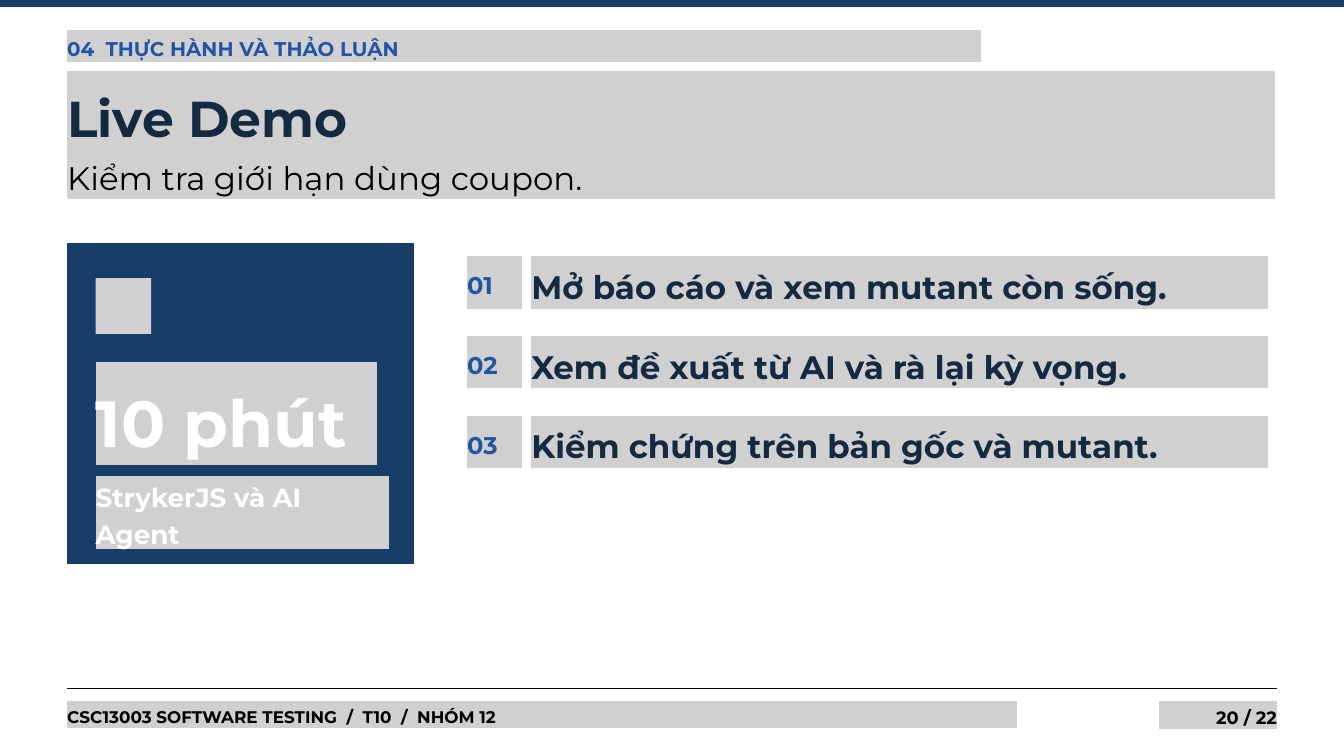
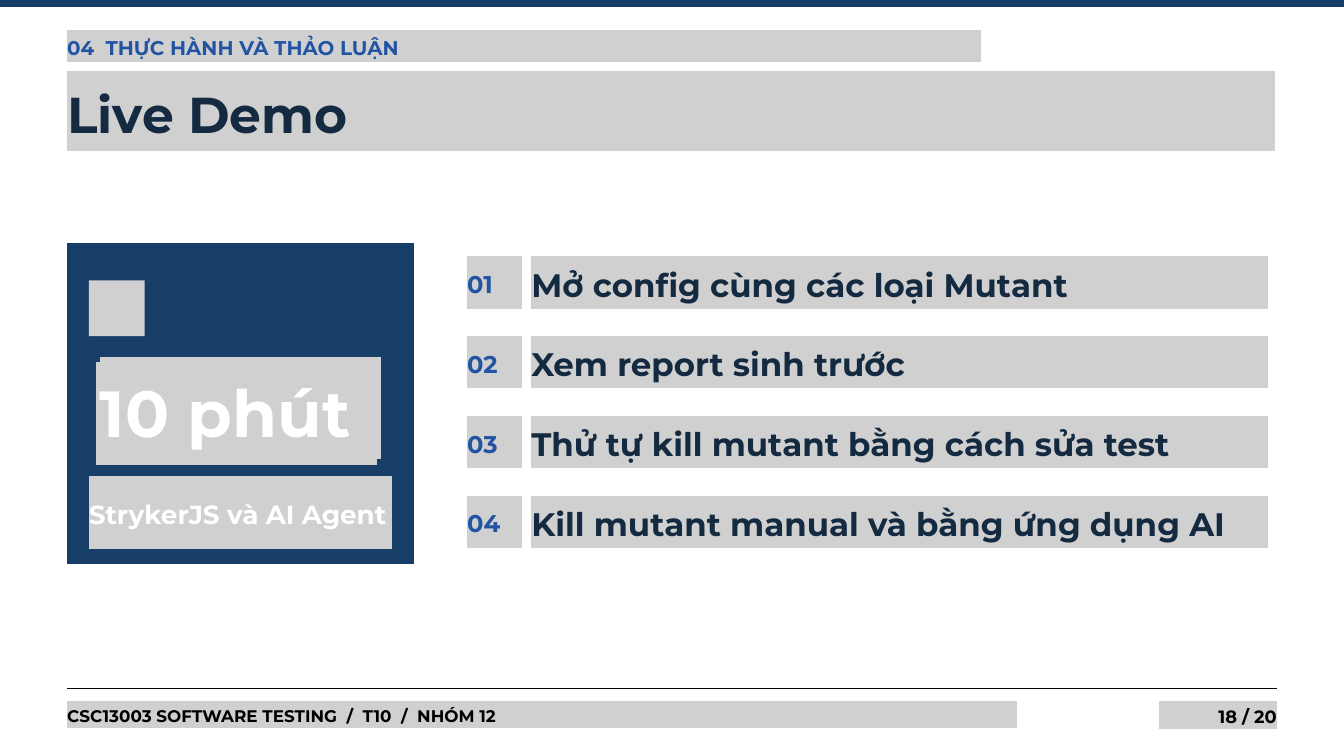
Before and after one commit to tkob-team/T10_Mutation_Testing_and_Test_Effectiveness, a slide deck: slide 18 of submission/w13/T10_Mutation_Testing_Slides.pptx (slide 20 before the commit). Drawn at 1344x756 pixels with LibreOffice and Linux fonts; fonts in the diff are those of the drawing; grey boxes stand for pictures. Boxes give left, top, right and bottom in pixels: in the first picture for what was removed or moved away, otherwise in the second. Text is boxed around its words. In the diff, an @@ line names an element or a change of style, - is before the commit and + after.

```diff
--- a/submission/w13/T10_Mutation_Testing_Slides.pptx
+++ b/submission/w13/T10_Mutation_Testing_Slides.pptx
@@ text "Live Demo" at bbox=[67, 93, 347, 134]: line spacing 1.2 to 77.8pt @@
@@ text removed at bbox=[67, 163, 582, 197] @@
-Kiểm tra giới hạn dùng coupon.
@@ picture: place and size @@
-picture at bbox=[95, 278, 151, 334]
+picture at bbox=[89, 280, 144, 336]
@@ text at bbox=[531, 270, 1068, 304]: text changed @@
-Mở báo cáo và xem mutant còn sống.
+Mở config cùng các loại Mutant
@@ text "10 phút": place and size @@
-text "10 phút" at bbox=[96, 398, 347, 459]
+text "10 phút" at bbox=[100, 388, 351, 449]
@@ text "10 phút" at bbox=[100, 388, 351, 449]: line spacing 1.2 to 100.4pt @@
@@ picture: place and size @@
-picture at bbox=[67, 148, 1275, 199]
+picture at bbox=[99, 357, 381, 459]
@@ text at bbox=[531, 350, 905, 383]: text changed @@
-Xem đề xuất từ AI và rà lại kỳ vọng.
+Xem report sinh trước
@@ text at bbox=[531, 427, 1169, 463]: text changed @@
-Kiểm chứng trên bản gốc và mutant.
+Thử tự kill mutant bằng cách sửa test
@@ text "StrykerJS và AI Agent" at bbox=[89, 505, 386, 529]: line spacing 1.2 to 40.5pt @@
@@ picture added at bbox=[89, 476, 392, 549] @@
@@ picture added at bbox=[467, 496, 521, 548] @@
@@ text added at bbox=[531, 507, 1225, 543], 34.9 pt, text #142A41, bold @@
+Kill mutant manual và bằng ứng dụng AI
@@ picture added at bbox=[532, 496, 1269, 548] @@
@@ text added at bbox=[467, 515, 500, 533], 25.9 pt, text #2354A4, bold @@
+04
@@ text at bbox=[1218, 710, 1277, 723]: text changed @@
-20 / 22
+18 / 20
```
Also in this commit, not shown: 14 other slides changed, 5 slides added, 7 slides removed, 5 other files.
